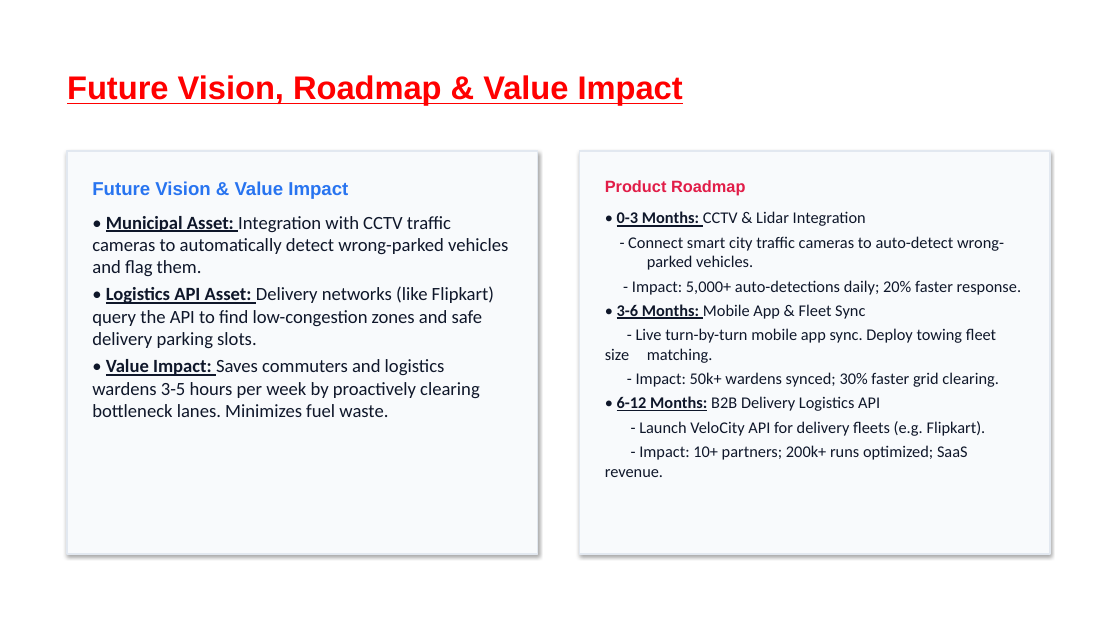
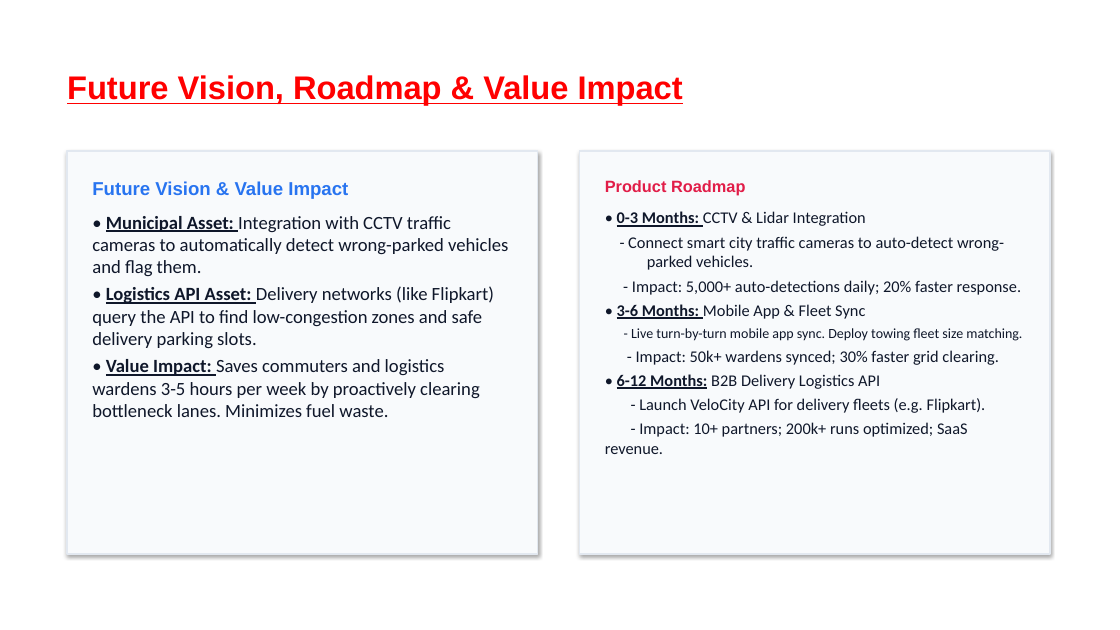
Before and after one commit to sb01022006/ai-parking-congestion-intelligence, a slide deck: slide 10 of Flikart_Grid_Lock_hackathon_Round_2_Confluent.pptx. Drawn at 1120x630 pixels with LibreOffice and Linux fonts; fonts in the diff are those of the drawing; background and template pictures are left out. Boxes give left, top, right and bottom in pixels: in the first picture for what was removed or moved away, otherwise in the second. Text is boxed around its words. In the diff, an @@ line names an element or a change of style, - is before the commit and + after.

```diff
--- a/Flikart_Grid_Lock_hackathon_Round_2_Confluent.pptx
+++ b/Flikart_Grid_Lock_hackathon_Round_2_Confluent.pptx
@@ text at <box>631,328,1022,341</box>: size 14 to 12 pt in "- Live turn-by-turn mobile app sync. Deploy ..." @@
```
Also in this commit, not shown: 3 other slides changed.
